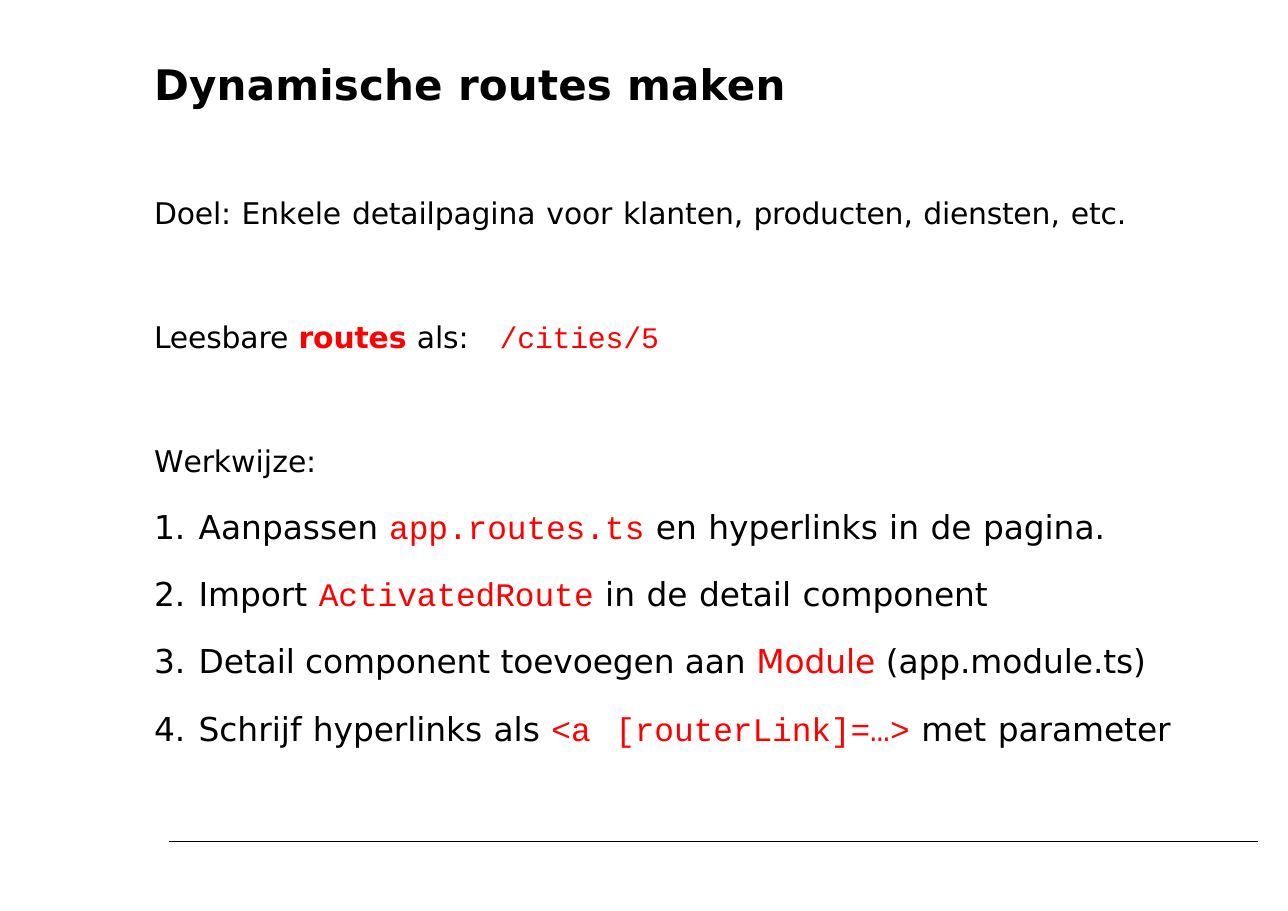
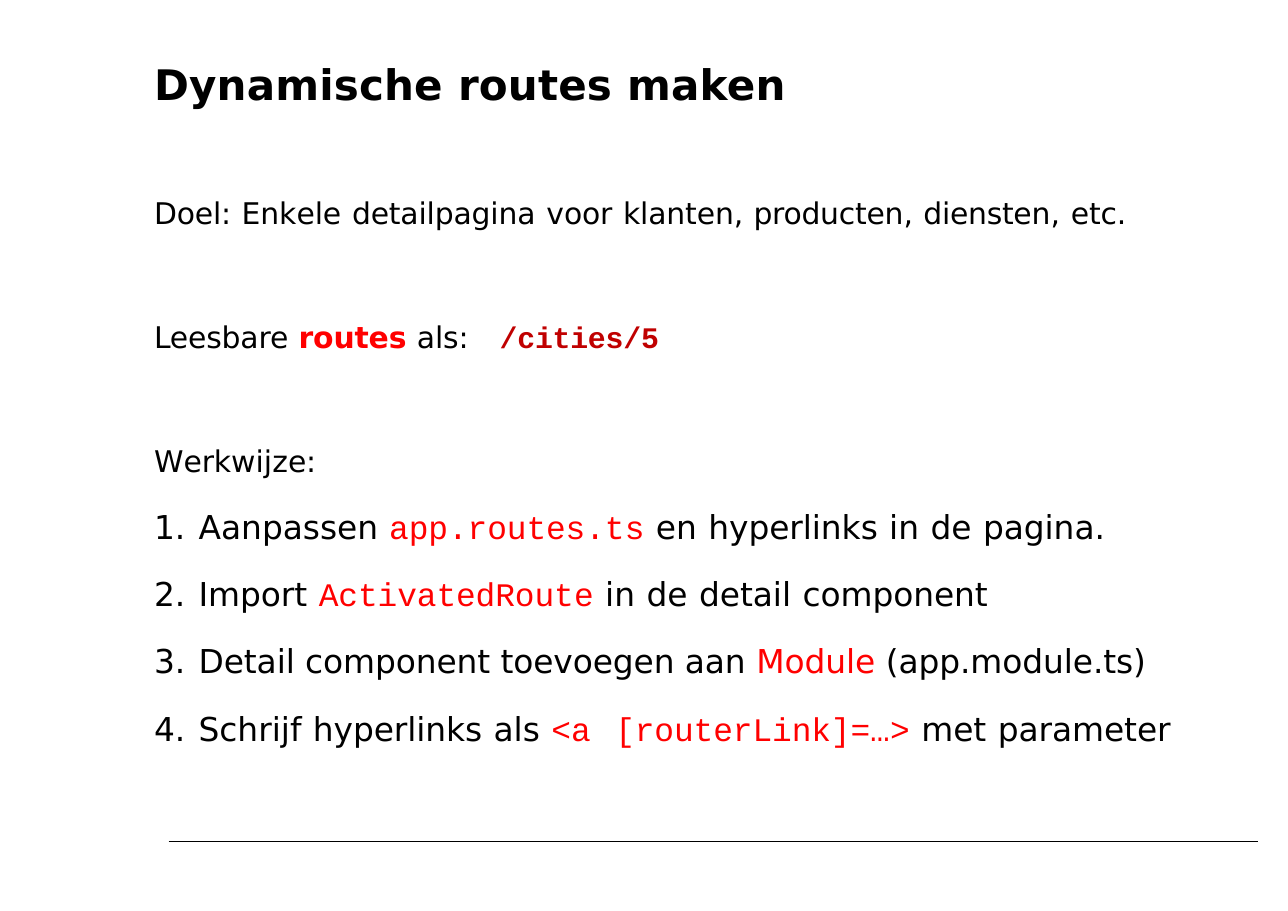
Before and after one commit to petereijgermans11/workshop-angular7, a slide deck: slide 13 of PPT/05- Angular Routing.pptx. Drawn at 1288x911 pixels with LibreOffice and Linux fonts; fonts in the diff are those of the drawing. Boxes give left, top, right and bottom in pixels: in the first picture for what was removed or moved away, otherwise in the second. Text is boxed around its words. In the diff, an @@ line names an element or a change of style, - is before the commit and + after.

```diff
--- a/PPT/05- Angular Routing.pptx
+++ b/PPT/05- Angular Routing.pptx
@@ text at bbox=[154, 325, 659, 349]: text colour #FF0000 to #C00000, bold on in "/cities/5" @@
```
Also in this commit, not shown: 8 other slides changed, 5 other files.
